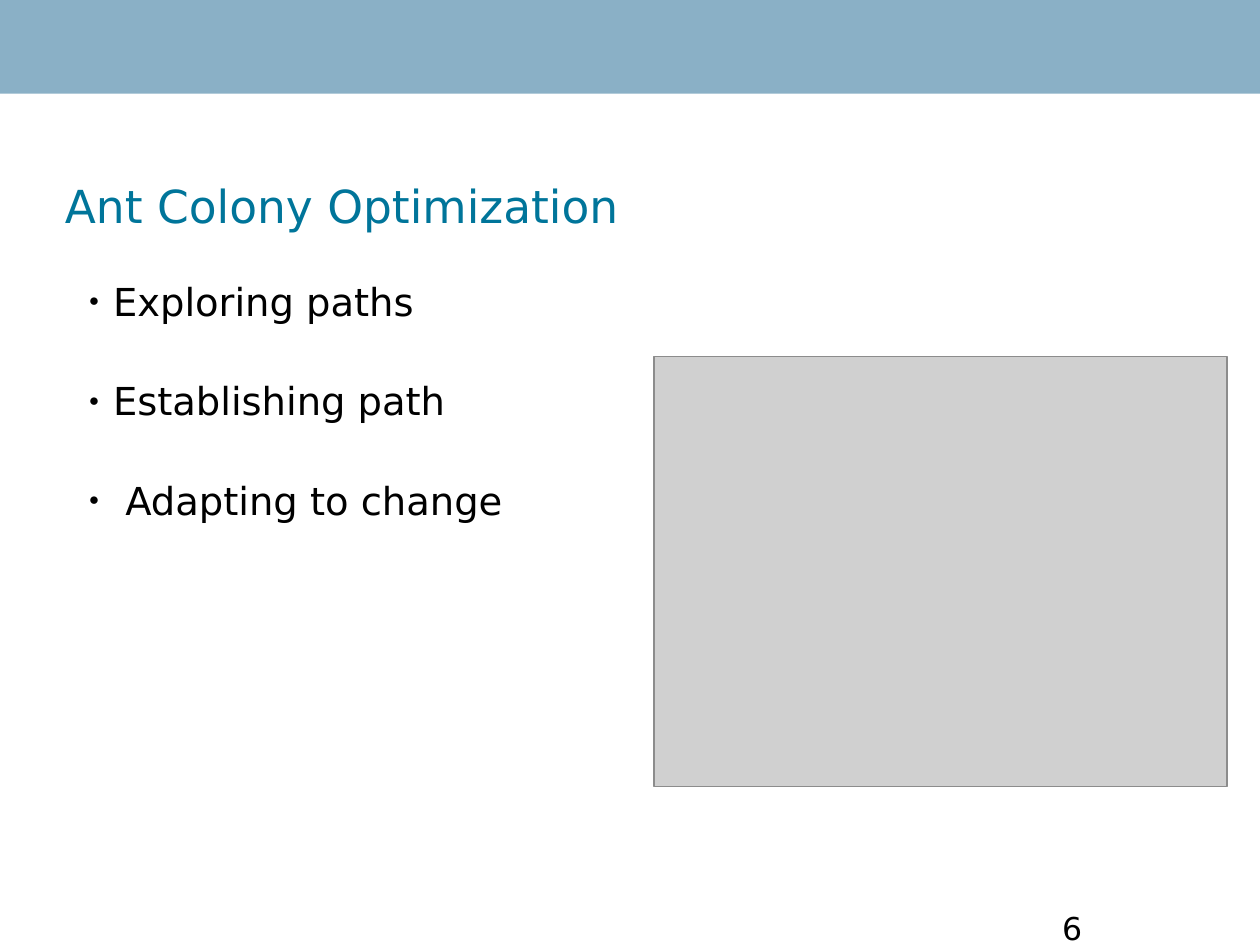
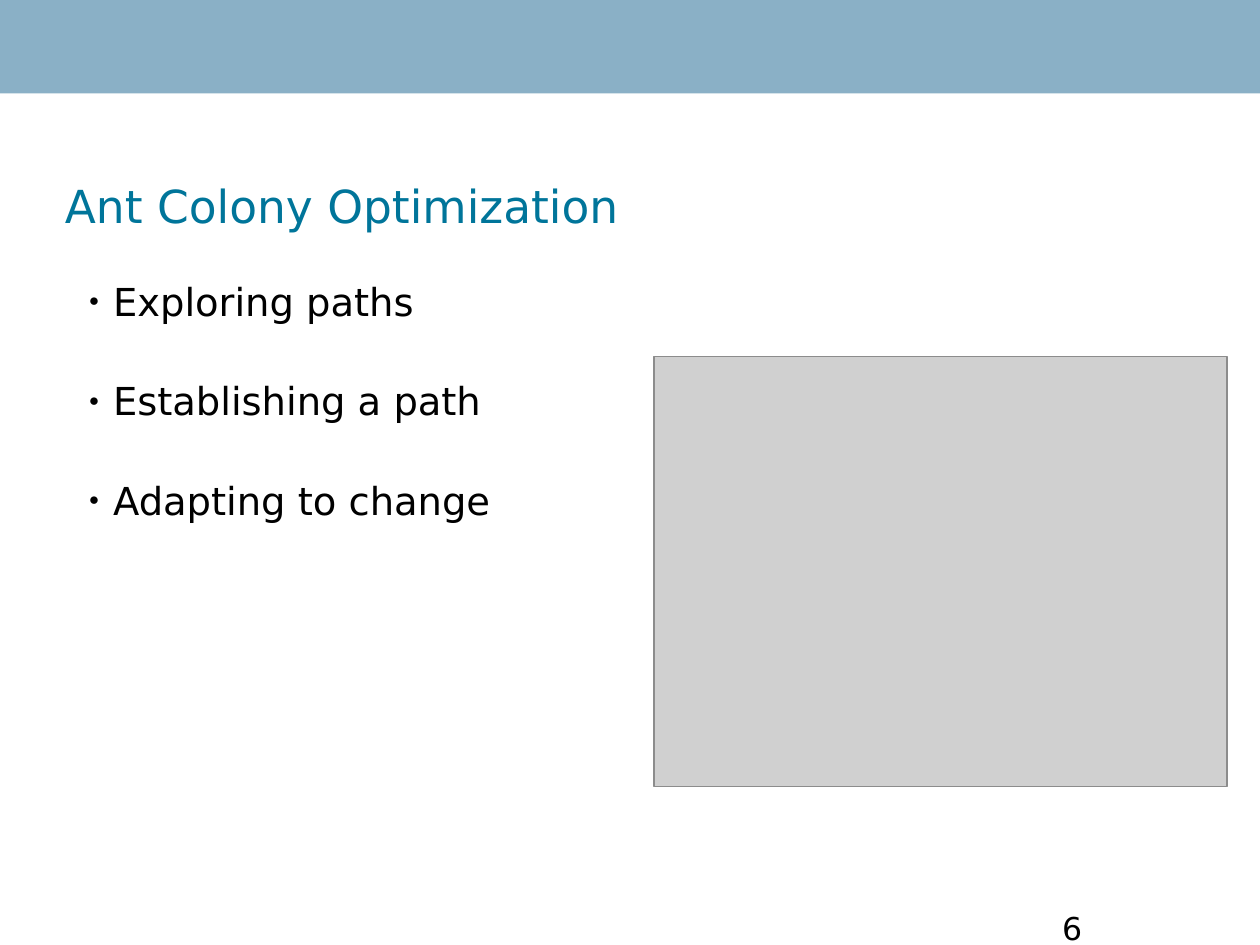
Before and after one commit to Danidude/Master-Thesis, a slide deck: slide 6 of Report/IKT 590 Master Thesis.odp. Drawn at 1260x945 pixels with LibreOffice and Linux fonts; fonts in the diff are those of the drawing; grey boxes stand for pictures; background and template pictures are left out. Boxes give left, top, right and bottom in pixels: in the first picture for what was removed or moved away, otherwise in the second. Text is boxed around its words. In the diff, an @@ line names an element or a change of style, - is before the commit and + after.

```diff
--- a/Report/IKT 590 Master Thesis.odp
+++ b/Report/IKT 590 Master Thesis.odp
@@ text at (113, 385, 481, 423): text changed @@
-● Establishing path
+● Establishing a path
```
Also in this commit, not shown: 3 other slides changed, 1 slide added, 1 slide removed.
